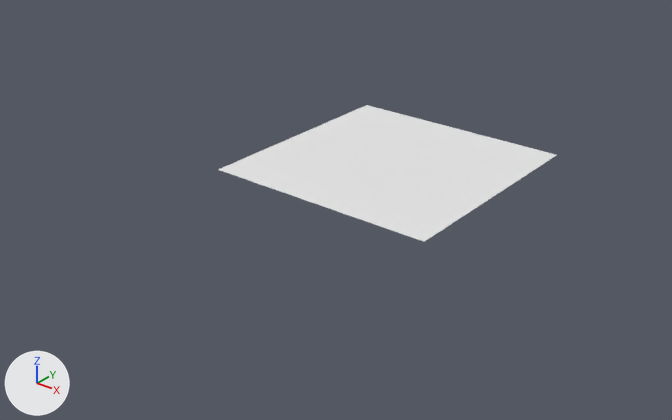
The glTF model assets/arena/floor.glb as it was, and as the next commit left it.
One viewpoint serves both versions: a camera (50 mm lens) standing at (73.4, -104.7, 53.9) and looking at (-4.4, -7.5, -6.4). Every picture has the same lights, and +X, +Y and +Z are marked at lower left. The picture after the commit comes second. Vertices at exactly the same position are counted once.

In view in the first picture: 'geometry_0'.
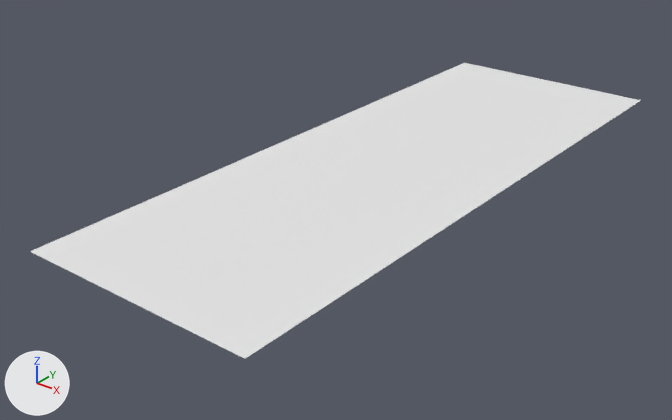
Where the change shows, as pixel boxes (x1, y1, x2, y2) in the pictures (672 x 420 px):
'geometry_0', reshaped (81% wider, 115% taller): before (218, 105, 556, 242); after (30, 63, 641, 359)
part 1 of me_geometry_0, added: after (368, 63, 641, 155)
part 2 of me_geometry_0, added: after (30, 170, 423, 359)

Edits to the bpy script that builds the scene:
```text
Change me_geometry_0:
    used by ob_geometry_0; location = (0.0, 0.0, 0.0)
    remove me_geometry_0.from_pydata(...)  # 100 vertices, 162 faces; spans x -18.0..18.0, y -18.0..18.0, z 0.0
    add me_geometry_0.from_pydata(...)  # 260 vertices, 450 faces; spans x -18.0..18.0, y -50.0..50.0, z 0.0
    me_geometry_0 part 1
    10 new vertices lie (0.0, 4.0, 0.0) away from vertices in x -18.0..18.0, y 18.0, z 0.0
    10 new vertices lie (0.0, 4.0, 0.0) away from vertices in x -18.0..18.0, y 22.0, z 0.0
    10 new vertices lie (0.0, 4.0, 0.0) away from vertices in x -18.0..18.0, y 26.0, z 0.0
    10 new vertices lie (0.0, 4.0, 0.0) away from vertices in x -18.0..18.0, y 30.0, z 0.0
    10 new vertices lie (0.0, 4.0, 0.0) away from vertices in x -18.0..18.0, y 34.0, z 0.0
    10 new vertices lie (0.0, 4.0, 0.0) away from vertices in x -18.0..18.0, y 38.0, z 0.0
    10 new vertices lie (0.0, 4.0, 0.0) away from vertices in x -18.0..18.0, y 42.0, z 0.0
    10 new vertices lie (0.0, 4.0, 0.0) away from vertices in x -18.0..18.0, y 46.0, z 0.0
    144 new faces join them
    me_geometry_0 part 2
    10 new vertices lie (0.0, -4.0, 0.0) away from vertices in x -18.0..18.0, y -18.0, z 0.0
    10 new vertices lie (0.0, -4.0, 0.0) away from vertices in x -18.0..18.0, y -22.0, z 0.0
    10 new vertices lie (0.0, -4.0, 0.0) away from vertices in x -18.0..18.0, y -26.0, z 0.0
    10 new vertices lie (0.0, -4.0, 0.0) away from vertices in x -18.0..18.0, y -30.0, z 0.0
    10 new vertices lie (0.0, -4.0, 0.0) away from vertices in x -18.0..18.0, y -34.0, z 0.0
    10 new vertices lie (0.0, -4.0, 0.0) away from vertices in x -18.0..18.0, y -38.0, z 0.0
    10 new vertices lie (0.0, -4.0, 0.0) away from vertices in x -18.0..18.0, y -42.0, z 0.0
    10 new vertices lie (0.0, -4.0, 0.0) away from vertices in x -18.0..18.0, y -46.0, z 0.0
    144 new faces join them
```
